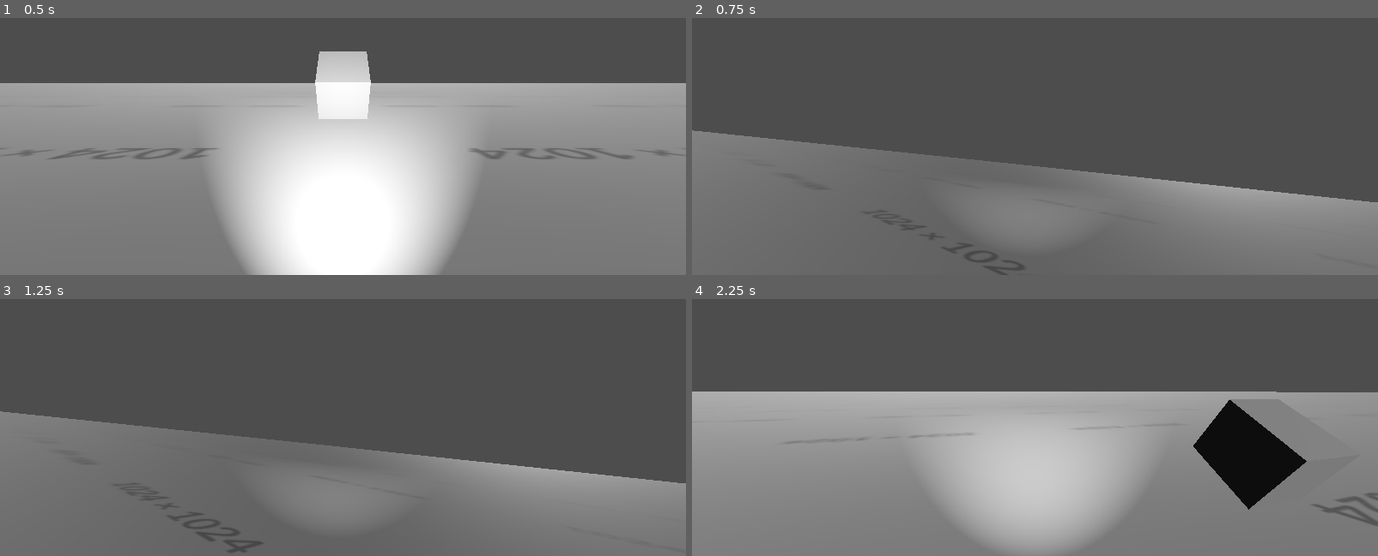
Above: before the commit, frames 1-4 (two rows, left to right).
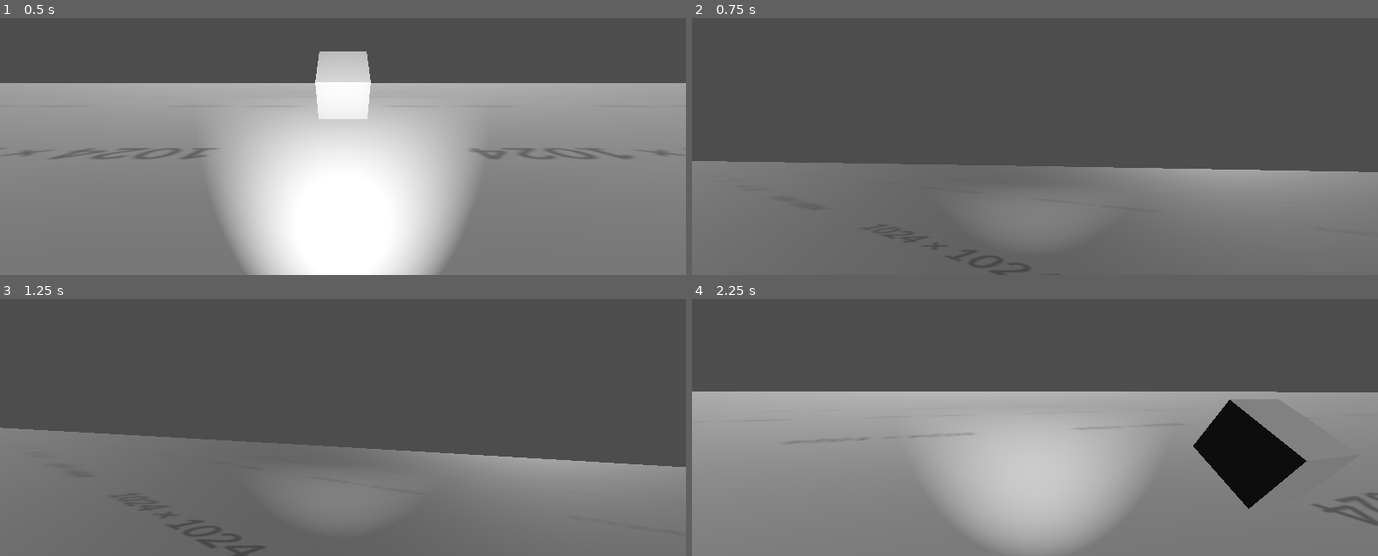
Above: after the commit, the same moments.

Repository: EpiclyRaspberry/Dodge-Onix-3D-Remaster
Game: Godot game, scene res://main.tscn
The game is run twice, just before and just after one commit, with the same random seed, the same clock (stepped at 60 frames per second) and the same inputs.
Inputs (mouse positions are in pixels of both pictures, inside the frame that each line leads up to):
- Up to frame 1 (0.5 s): no input
- Up to frame 2 (0.75 s): tap Enter (ui_accept) at 0.5 s; move the mouse to (1185, 64) at 0.52 s; hold D (right) from 0.53 s (still down); hold Ctrl (crouch) from 0.53 s (still down)
- Up to frame 3 (1.25 s): keep holding D (right); keep holding Ctrl (crouch); tap Enter (ui_accept) at 0.77 s
- Up to frame 4 (2.25 s): move the mouse to (1000, 365) at 1.27 s; release D (right) at 1.28 s; release Ctrl (crouch) at 1.28 s; hold W (forward) from 1.28 s (still down); tap Ctrl (crouch) at 1.35 s; tap Enter (ui_accept) at 1.52 s; move the mouse to (1048, 358) at 2.02 s; hold Ctrl (crouch) from 2.03 s (still down)

Frame 1 is identical in both runs. In frame 2, 6.1% of the frame differs, in the area x 0-100%, y 43-99%; in frame 3, 3.5%; in frame 4, less than 0.1%.

Commit message:
made some efforts smoothing out your camera tilt thing, line 114

Diff:
--- a/player.gd
+++ b/player.gd
@@ -7,7 +7,8 @@
 var ACCERATION = 0
 var DECCELERATION = 0.00001
 var neckie = 0
-
+var direction
+var input_dir
 # Get the gravity from the project settings to be synced with RigidDynamicBody nodes.
 var gravity: float = ProjectSettings.get_setting("physics/3d/default_gravity")
 @onready var neck := $Neck
@@ -15,6 +16,23 @@
 
 var isgrounded: bool = false
 var can_abh: bool = false
+
+#camera stuffs
+var zcamtimer = Timer.new()
+const ZTILTSMOOTHNESS = 20
+var ztiltlist1 = []
+
+func _ready():
+
+	const HALFPI = PI/2
+	for i in range(ZTILTSMOOTHNESS):
+		#change the inside to change the interpolation you want
+		ztiltlist1.append(sin(HALFPI/ZTILTSMOOTHNESS)*i)
+	zcamtimer.connect("timeout",zcameratilt)
+	zcamtimer.wait_time = 0.05
+	zcamtimer.one_shot = false
+	add_child(zcamtimer)
+	zcamtimer.start()
 func rotate_vec(vec: Vector2, angle_deg: int) -> Vector2:
 	var rad = deg_to_rad(angle_deg)
 	var nx = vec.x * cos(rad) - vec.y * sin(rad)
@@ -44,8 +62,8 @@
 	if Input.is_action_pressed("ui_accept") and is_on_floor():
 		velocity.y = JUMP_VELOCITY
 
-	var input_dir := Input.get_vector("left", "right", "forward", "back")
-	var direction = (neck.transform.basis * Vector3(input_dir.x, 0, input_dir.y)).normalized()
+	input_dir = Input.get_vector("left", "right", "forward", "back")
+	direction = (neck.transform.basis * Vector3(input_dir.x, 0, input_dir.y)).normalized()
 
 	#if neckie < 1 and neckie > -1:
 	#	neckie += input_dir.x / 10
@@ -53,9 +71,13 @@
 	# code purpusely to make the camera smooth but i failed
 
 	print(isgrounded)
+#
+#	print(neck.rotation.z) # quake camera
+#	neck.rotation.z = (rotation.z + (input_dir.x / 10))
 
-	print(neck.rotation.z) # quake camera
-	neck.rotation.z = (rotation.z + (input_dir.x / 10))
+	#smoother attemp using sine wave
+
+
 
 	if direction:
 		if ACCERATION < 1.05:
@@ -83,6 +105,22 @@
 
 	move_and_slide()
 
+var zci = 0
+func zcameratilt():
+	if input_dir.x:
+		if zci < ZTILTSMOOTHNESS-1:
+			zci += 1
+	else:
+		#fix this pls if you can
+		if zci > 0: zci -=1
+		elif zci < 0: zci += 1
+	neck.rotation.z = (ztiltlist1[zci]*input_dir.x)/ZTILTSMOOTHNESS
+
+
+
+
+
+
 func _on_playercol_body_entered(body):
 	if body.name == "ground":
 		isgrounded = true
